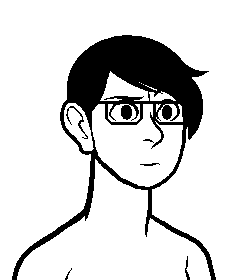
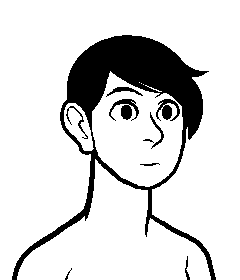
Layered file, before and after one edit (240x280). Changes by layer:
hid "Glasses" over [98, 101, 183, 125]
hid "oh?" over [104, 87, 178, 103]
showed "ok" over [106, 87, 165, 98]
